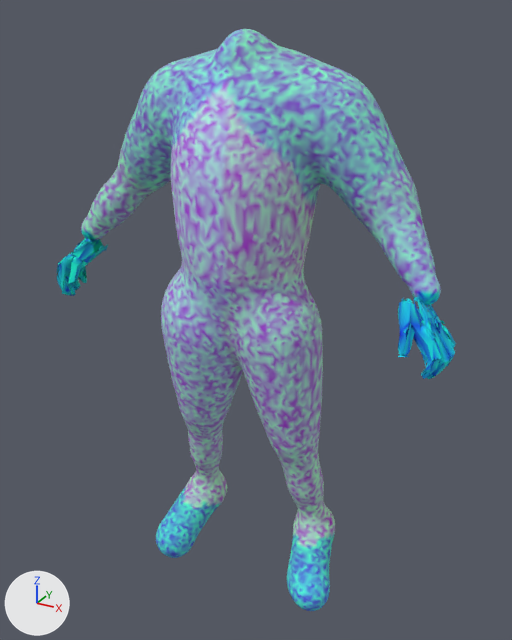
One commit to the glTF model godot-world-fracture/models/operators/bodies/civ-goliath-female.glb: the scene before it, then after it.
Both versions are drawn from a camera (50 mm lens) standing at (0.854, -1.499, 1.549) and looking at (0.004, 0.047, 0.776). The axes (+X, +Y, +Z) are drawn at lower left. The lights are the same throughout. The picture after the commit comes second.

Script lines for the objects in view, before the commit:
```python
me_mesh = bpy.data.meshes.new('Mesh')
me_mesh.from_pydata(...)  # 22339 vertices, 43513 faces; spans x -0.56..0.56, y -0.19..0.25, z -0.03..1.51
me_mesh.materials.append(mat_civilian)
ob_civilian = bpy.data.objects.new('civilian', me_mesh)
ob_civilian.location = (0.0, 0.0, 0.0)
```
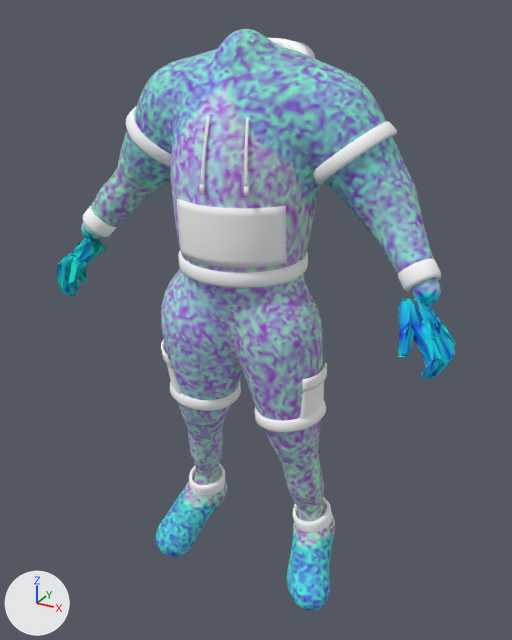
What changed in the scene script:
```text
Add ob_piece_strings:
    ob_piece_strings = bpy.data.objects.new('Piece_strings', me_piece_strings)  # 180 vertices, 344 faces; spans x -0.01..0.104, y -0.2..-0.125, z 1.175..1.335; in mat_civilian_001 (white #ffffff)
    ob_piece_strings.location = (0.0, 0.0, 0.0)
Add ob_piece_sleeve_hems:
    ob_piece_sleeve_hems = bpy.data.objects.new('Piece_sleeve_hems', me_piece_sleeve_hems)  # 384 vertices, 768 faces; spans x -0.347..0.355, y -0.071..0.135, z 1.176..1.322; in mat_civilian_001 (white #ffffff)
    ob_piece_sleeve_hems.location = (0.0, 0.0, 0.0)
Add ob_piece_shorts_hems:
    ob_piece_shorts_hems = bpy.data.objects.new('Piece_shorts_hems', me_piece_shorts_hems)  # 384 vertices, 768 faces; spans x -0.229..0.236, y -0.112..0.09, z 0.539..0.6; in mat_civilian_001 (white #ffffff)
    ob_piece_shorts_hems.location = (0.0, 0.0, 0.0)
Add ob_piece_shirt_collar:
    ob_piece_shirt_collar = bpy.data.objects.new('Piece_shirt_collar', me_piece_shirt_collar)  # 280 vertices, 556 faces; spans x -0.149..0.156, y -0.102..0.148, z 1.328..1.486; in mat_civilian_001 (white #ffffff)
    ob_piece_shirt_collar.location = (0.0, 0.0, 0.0)
Add ob_piece_rib_collar:
    ob_piece_rib_collar = bpy.data.objects.new('Piece_rib_collar', me_piece_rib_collar)  # 240 vertices, 480 faces; spans x -0.108..0.114, y -0.077..0.116, z 1.332..1.482; in mat_civilian_001 (white #ffffff)
    ob_piece_rib_collar.location = (0.0, 0.0, 0.0)
Add ob_piece_pocket:
    ob_piece_pocket = bpy.data.objects.new('Piece_pocket', me_piece_pocket)  # 270 vertices, 536 faces; spans x -0.095..0.161, y -0.19..-0.076, z 1.002..1.144; in mat_civilian_001 (white #ffffff)
    ob_piece_pocket.location = (0.0, 0.0, 0.0)
Add ob_piece_hem:
    ob_piece_hem = bpy.data.objects.new('Piece_hem', me_piece_hem)  # 288 vertices, 576 faces; spans x -0.163..0.166, y -0.177..0.145, z 0.951..0.988; in mat_civilian_001 (white #ffffff)
    ob_piece_hem.location = (0.0, 0.0, 0.0)
Add ob_piece_cuffs:
    ob_piece_cuffs = bpy.data.objects.new('Piece_cuffs', me_piece_cuffs)  # 384 vertices, 768 faces; spans x -0.497..0.503, y -0.075..0.023, z 0.963..1.053; in mat_civilian_001 (white #ffffff)
    ob_piece_cuffs.location = (0.0, 0.0, 0.0)
Add ob_piece_cargo:
    ob_piece_cargo = bpy.data.objects.new('Piece_cargo', me_piece_cargo)  # 468 vertices, 920 faces; spans x -0.236..0.235, y -0.134..0.029, z 0.56..0.709; in mat_civilian_001 (white #ffffff)
    ob_piece_cargo.location = (0.0, 0.0, 0.0)
Add ob_piece_ankle_cuffs:
    ob_piece_ankle_cuffs = bpy.data.objects.new('Piece_ankle_cuffs', me_piece_ankle_cuffs)  # 384 vertices, 768 faces; spans x -0.232..0.246, y -0.009..0.115, z 0.149..0.227; in mat_civilian_001 (white #ffffff)
    ob_piece_ankle_cuffs.location = (0.0, 0.0, 0.0)
```

Pixel boxes [x1, y1, x2, y2] of what changed, in the pictures (512 x 640 px):
'Piece_pocket', added: after [177, 199, 287, 268]
'Piece_sleeve_hems', added: after [126, 106, 397, 185]
'Piece_hem', added: after [178, 251, 308, 288]
'Piece_shorts_hems', added: after [170, 381, 326, 432]
'Piece_cuffs', added: after [83, 206, 441, 292]
'Piece_cargo', added: after [161, 339, 327, 420]
'Piece_ankle_cuffs', added: after [189, 463, 332, 532]
'Piece_strings', added: after [199, 116, 249, 196]
'Piece_shirt_collar', added: after [268, 38, 316, 59]
'Piece_rib_collar', added (mostly hidden): after [271, 40, 291, 49]
